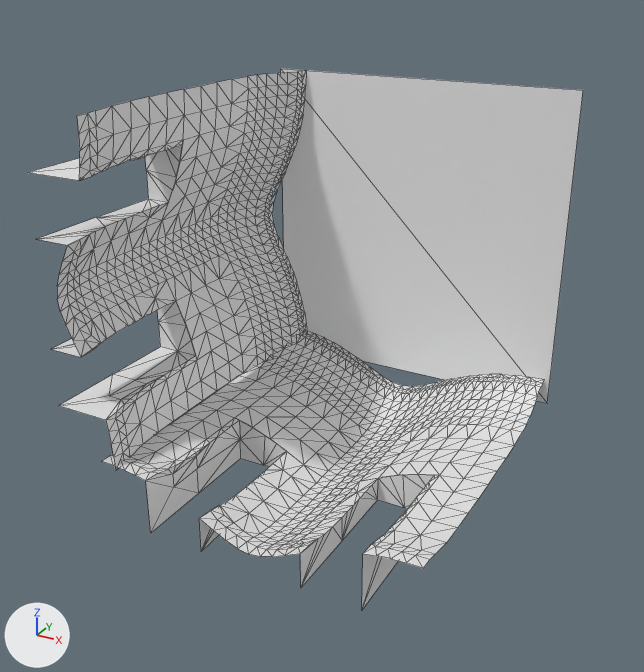
One commit to the OBJ model data/bmc/bmc_tiles/t_127.obj: the scene before it, then after it.
Both versions are drawn from a 50 mm lens placed at (0.802, -1.315, 0.689), pointed at (0.058, 0.038, 0.012). The lights are fixed; the arrows at lower left show +X, +Y and +Z. Mesh edges are drawn as thin lines. Where no turn or scale is listed for an object, it has been applied to the vertices.

The first picture shows 't_127'.
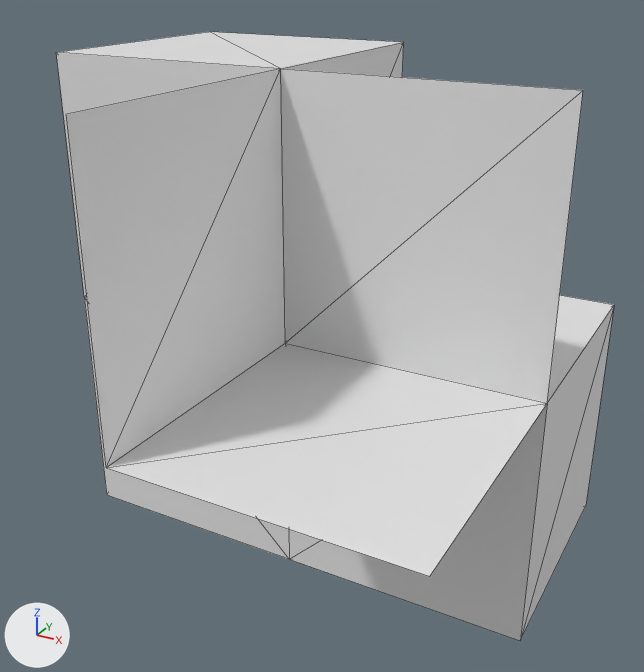
The change, as a list of edits to the scene's bpy script:
```text
Change me_t_127:
    used by ob_t_127; location = (0.0, 0.0, 0.0)
    remove me_t_127.from_pydata(...)  # 1206 vertices, 2214 faces; spans x -0.08..0.5, y -0.5..0.0, z -0.088..0.5
    add me_t_127.from_pydata(...)  # 20 vertices, 38 faces; spans x -0.5..0.5, y -0.5..0.5, z -0.5..0.5
    me_t_127 part 1: the loose piece of 601 vertices spanning x -0.08..0.049, y -0.5..0.0, z 0.0..0.5 is deleted
    me_t_127 part 2: the loose piece of 601 vertices spanning x -0.009..0.491, y -0.5..0.0, z -0.088..0.041 is deleted
    me_t_127 part 3
    2 faces are deleted
    10 vertices are added at x 0.0..0.5, y -0.5..0.5, z -0.5..0.5
    6 new vertices lie (-0.5, 0.0, 0.0) away from vertices in x 0.0, y 0.0..0.5, z -0.5..0.5
    38 new faces join them
```

Location of each change, (x1, y1, x2, y2) in pixels of the pictures (644 x 672 px):
't_127', reshaped (13% taller): before (27, 68, 583, 609); after (56, 32, 614, 641)
part 1 of me_t_127, deleted: before (27, 70, 307, 471)
part 2 of me_t_127, deleted: before (102, 330, 544, 609)
part 3 of me_t_127, built on: before (281, 68, 583, 403); after (56, 32, 614, 641)
